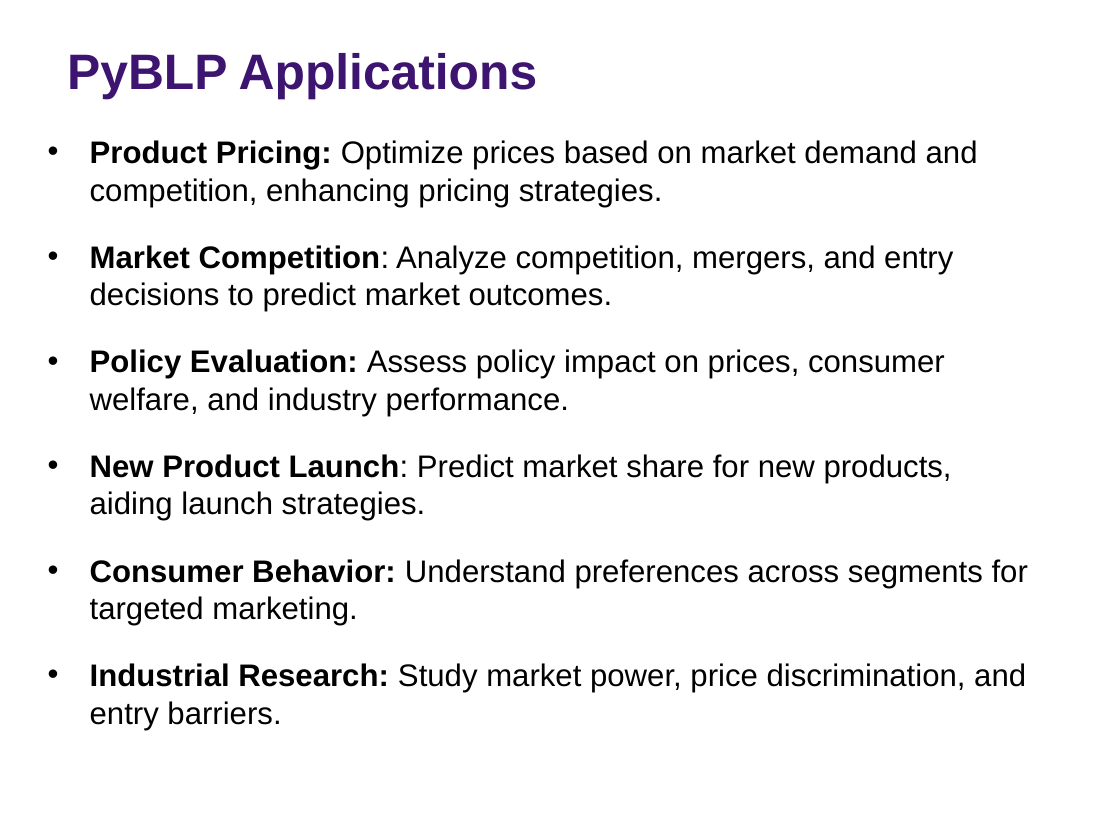
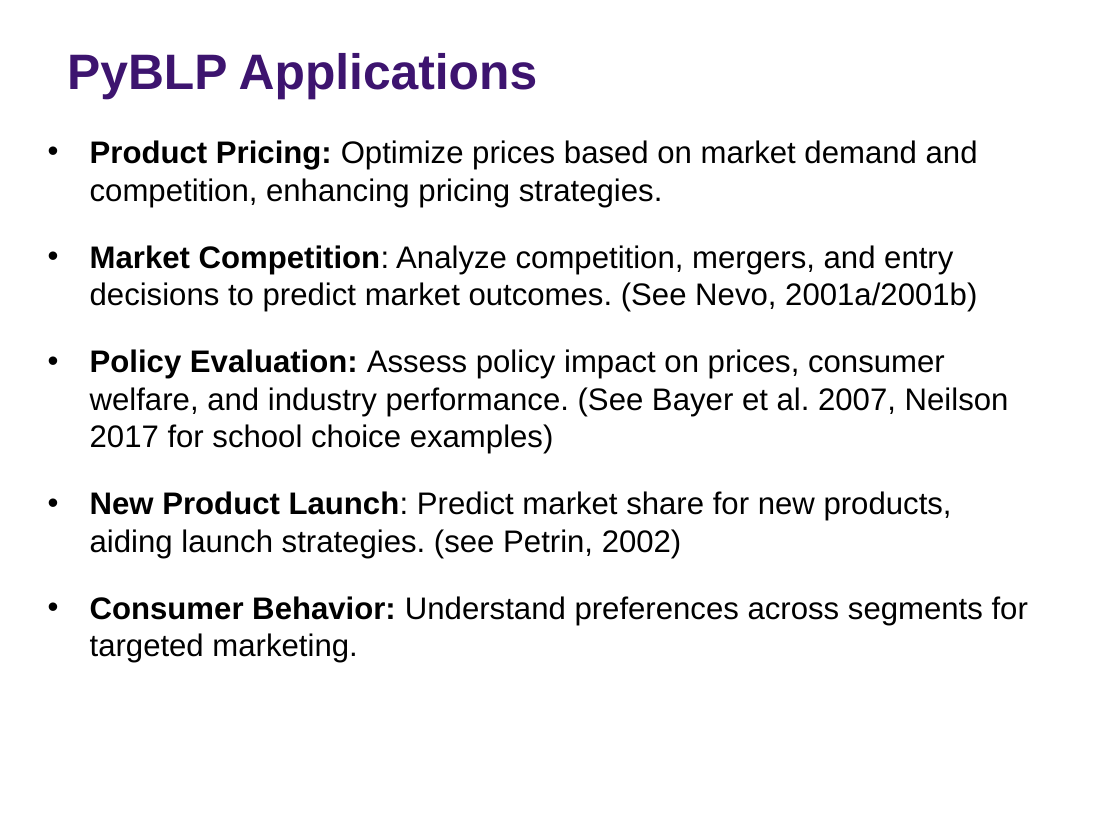
Before and after one commit to rs-kellogg/2023-phd-workshop, a slide deck: slide 18 of session-5-pyblp/Session 5 - PyBLP.pptx. Drawn at 1120x840 pixels with LibreOffice and Linux fonts; fonts in the diff are those of the drawing; background and template pictures are left out. Boxes give left, top, right and bottom in pixels: in the first picture for what was removed or moved away, otherwise in the second. Text is boxed around its words. In the diff, an @@ line names an element or a change of style, - is before the commit and + after.

```diff
--- a/session-5-pyblp/Session 5 - PyBLP.pptx
+++ b/session-5-pyblp/Session 5 - PyBLP.pptx
@@ text at [90, 245, 1009, 558]: text changed @@
-• Market Competition: Analyze competition, mergers, and entry decisions to predict market outcomes.
-• Policy Evaluation: Assess policy impact on prices, consumer welfare, and industry performance.
-• New Product Launch: Predict market share for new products, aiding launch strategies.
+• Market Competition: Analyze competition, mergers, and entry decisions to predict market outcomes. (See Nevo, 2001a/2001b)
+• Policy Evaluation: Assess policy impact on prices, consumer welfare, and industry performance. (See Bayer et al. 2007, Neilson 2017 for school choice examples)
+• New Product Launch: Predict market share for new products, aiding launch strategies. (see Petrin, 2002)
@@ text at [90, 663, 1026, 693]: paragraph removed @@
-• Industrial Research: Study market power, price discrimination, and entry barriers.
```
Also in this commit, not shown: 5 other slides changed.
